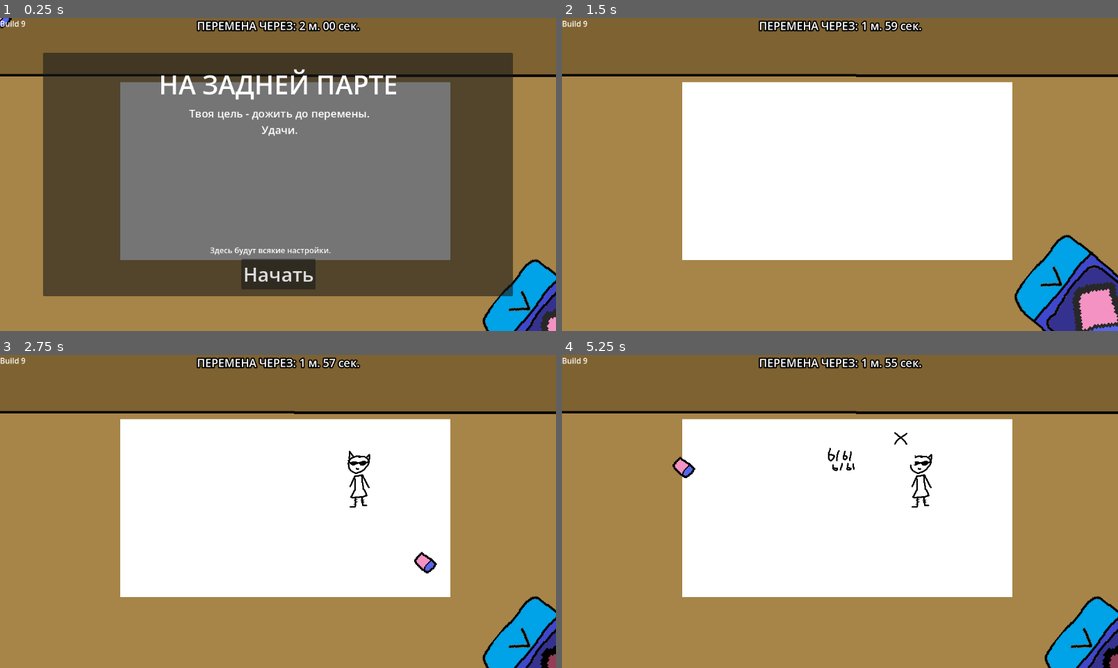
Above: before the commit, frames 1-4 (two rows, left to right).
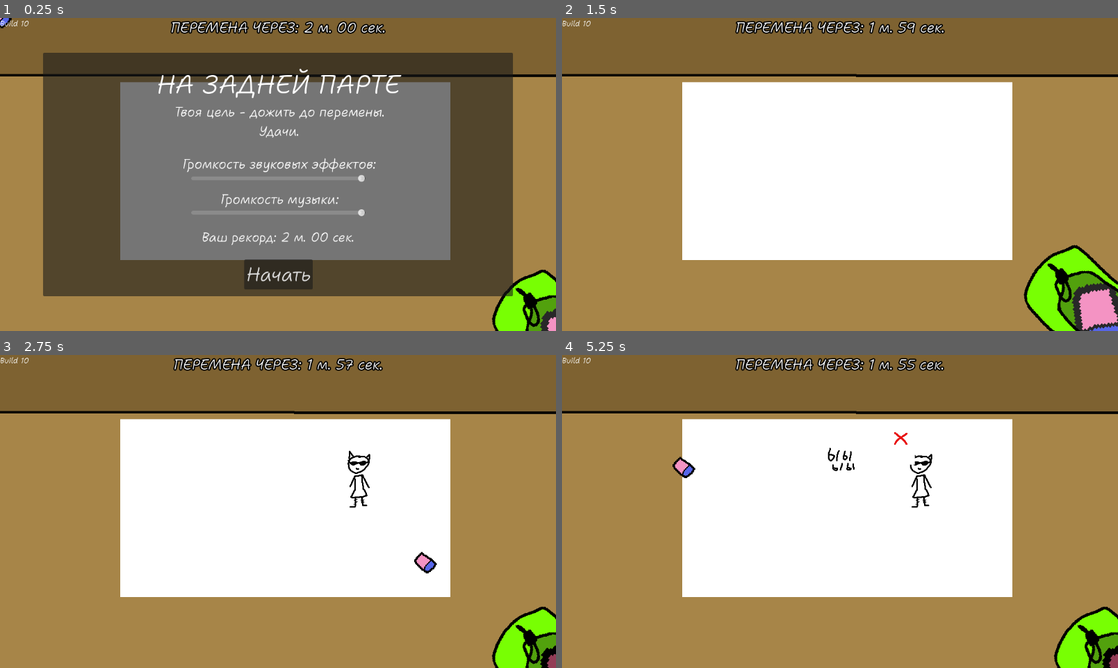
Above: after the commit, the same moments.

Repository: AmongRyzh/maxter-s-jam-2026
Game: Godot game, scene res://gameplay.tscn
The game is run twice, just before and just after one commit, with the same random seed, the same clock (stepped at 60 frames per second) and the same inputs. The engine's default icon, where the game draws it, is replaced by a stand-in: a white triangle on a blue panel in a dark square. Sound files missing from this copy of the repository are replaced by a short silence.
Inputs (mouse positions are in pixels of both pictures, inside the frame that each line leads up to):
- Up to frame 1 (0.25 s): no input
- Up to frame 2 (1.5 s): click "Начать" at 0.5 s; move the mouse to (1079, 299) at 1.27 s; click (1079, 299) at 1.42 s
- Up to frame 3 (2.75 s): move the mouse to (422, 564) at 2.02 s; click (422, 564) at 2.17 s
- Up to frame 4 (5.25 s): move the mouse to (895, 442) at 2.77 s; click (895, 442) at 2.92 s; move the mouse to (812, 574) at 3.52 s; click (812, 574) at 3.67 s; move the mouse to (1006, 558) at 4.27 s; click (1006, 558) at 4.42 s; move the mouse to (673, 464) at 5.02 s; click (673, 464) at 5.17 s

The runs differ from the first frame. In frame 1, 6.5% of the frame differs, in the area x 0-100%, y 0-100%; in frame 2, 4.3%; in frame 3, 3.2%; in frame 4, 3.3%.

Commit message:
билд 10

Diff:
--- /dev/null
+++ b/bg_music.gd
@@ -0,0 +1,3 @@
+extends AudioStreamPlayer
+
+var record_time : float = 120.0
--- /dev/null
+++ b/bg_music.tscn
@@ -0,0 +1,10 @@
+[gd_scene format=3 uid="uid://bxe0etsjhfqjc"]
+
+[ext_resource type="AudioStream" uid="uid://dw567dbfi2pr6" path="res://deti-online.com_-_uchat-v-shkole.ogg" id="1_p1osb"]
+[ext_resource type="Script" uid="uid://dtwcxywxqrxbu" path="res://bg_music.gd" id="2_5kmct"]
+
+[node name="BGMusic" type="AudioStreamPlayer" unique_id=1796351428]
+stream = ExtResource("1_p1osb")
+volume_db = -12.0
+bus = &"Music"
+script = ExtResource("2_5kmct")
--- a/gameplay.gd
+++ b/gameplay.gd
@@ -77,6 +77,8 @@
 	start_game_panel.get_node("StartButton").button_up.connect(func():
 		Engine.time_scale = 1
 		start_game_panel.hide()
+		if !BGMusic.playing:
+			BGMusic.play()
 		)
 
 	game_finish_panel.hide()
@@ -91,6 +93,7 @@
 
 	game_finish_timer.timeout.connect(func():
 		Engine.time_scale = 0
+		BGMusic.record_time = 0
 		game_finish_panel.show()
 		game_finish_panel.get_node("Peremena").play()
 		)
--- a/gameplay.tscn
+++ b/gameplay.tscn
@@ -36,6 +36,8 @@
 [ext_resource type="AudioStream" uid="uid://cl5hu318ldurw" path="res://sfx/teacher_walking/neizvesten_-_zvuk_shagov-11.ogg" id="30_yyn0e"]
 [ext_resource type="AudioStream" uid="uid://duea8uumstfno" path="res://sfx/подготовка к лазеру.mp3" id="31_xvjhw"]
 [ext_resource type="Script" uid="uid://dhi8f6nmrbw0o" path="res://desk_area.gd" id="35_d3t05"]
+[ext_resource type="Script" uid="uid://uth6krii35mx" path="res://start_game_panel.gd" id="35_s35uu"]
+[ext_resource type="AudioStream" uid="uid://d07yr4kx6v2g1" path="res://sfx/sound_check.ogg" id="36_5a717"]
 
 [sub_resource type="PlaceholderTexture2D" id="PlaceholderTexture2D_eod45"]
 size = Vector2(684, 368)
@@ -250,7 +252,7 @@
 [node name="BuildLabel" type="Label" parent="CanvasLayer" unique_id=353407264]
 offset_right = 53.0
 offset_bottom = 23.0
-text = "Build 9"
+text = "Build 10"
 
 [node name="GameFinishLabel" type="Label" parent="CanvasLayer" unique_id=1348736259]
 anchors_preset = 5
@@ -261,7 +263,7 @@
 offset_bottom = 23.0
 grow_horizontal = 2
 theme_override_constants/outline_size = 10
-theme_override_font_sizes/font_size = 23
+theme_override_font_sizes/font_size = 29
 text = "ПЕРЕМЕНА ЧЕРЕЗ: 2 м. 00 сек."
 horizontal_alignment = 1
 
@@ -327,7 +329,7 @@
 theme_override_font_sizes/font_size = 32
 text = "Попробовать снова"
 
-[node name="StartGamePanel" type="Panel" parent="CanvasLayer" unique_id=1970112783]
+[node name="StartGamePanel" type="Panel" parent="CanvasLayer" unique_id=1970112783 node_paths=PackedStringArray("sfx_slider", "music_slider")]
 anchors_preset = 8
 anchor_left = 0.5
 anchor_top = 0.5
@@ -339,6 +341,14 @@
 offset_bottom = 252.0
 grow_horizontal = 2
 grow_vertical = 2
+script = ExtResource("35_s35uu")
+sfx_slider = NodePath("SFXSlider")
+music_slider = NodePath("MusicSlider")
+
+[node name="SoundCheck" type="AudioStreamPlayer" parent="CanvasLayer/StartGamePanel" unique_id=368520522]
+stream = ExtResource("36_5a717")
+volume_db = -10.0
+bus = &"SFX"
 
 [node name="GameName" type="Label" parent="CanvasLayer/StartGamePanel" unique_id=1995211278]
 layout_mode = 1
@@ -370,10 +380,78 @@
 offset_bottom = -82.0
 grow_horizontal = 2
 grow_vertical = 2
-theme_override_font_sizes/font_size = 22
+theme_override_font_sizes/font_size = 27
 text = "Твоя цель - дожить до перемены.
 Удачи."
 horizontal_alignment = 1
+
+[node name="SFXLabel" type="Label" parent="CanvasLayer/StartGamePanel" unique_id=1044157841]
+layout_mode = 1
+anchors_preset = 8
+anchor_left = 0.5
+anchor_top = 0.5
+anchor_right = 0.5
+anchor_bottom = 0.5
+offset_left = -209.0
+offset_top = -40.0
+offset_right = 216.0
+offset_bottom = 25.0
+grow_horizontal = 2
+grow_vertical = 2
+theme_override_font_sizes/font_size = 27
+text = "Громкость звуковых эффектов:"
+horizontal_alignment = 1
+
+[node name="SFXSlider" type="HSlider" parent="CanvasLayer/StartGamePanel" unique_id=1357406]
+layout_mode = 1
+anchors_preset = 8
+anchor_left = 0.5
+anchor_top = 0.5
+anchor_right = 0.5
+anchor_bottom = 0.5
+offset_left = -180.0
+offset_top = -6.0
+offset_right = 181.0
+offset_bottom = 22.0
+grow_horizontal = 2
+grow_vertical = 2
+max_value = 1.0
+step = 0.01
+value = 1.0
+
+[node name="MusicLabel" type="Label" parent="CanvasLayer/StartGamePanel" unique_id=1286328605]
+layout_mode = 1
+anchors_preset = 8
+anchor_left = 0.5
+anchor_top = 0.5
+anchor_right = 0.5
+anchor_bottom = 0.5
+offset_left = -209.0
+offset_top = 33.0
+offset_right = 216.0
+offset_bottom = 98.0
+grow_horizontal = 2
+grow_vertical = 2
+theme_override_font_sizes/font_size = 27
+text = "Громкость музыки:"
+horizontal_alignment = 1
+
+[node name="MusicSlider" type="HSlider" parent="CanvasLayer/StartGamePanel" unique_id=1829805247]
+layout_mode = 1
+anchors_preset = 8
+anchor_left = 0.5
+anchor_top = 0.5
+anchor_right = 0.5
+anchor_bottom = 0.5
+offset_left = -180.0
+offset_top = 65.0
+offset_right = 181.0
+offset_bottom = 93.0
+grow_horizontal = 2
+grow_vertical = 2
+max_value = 1.0
+step = 0.01
+value = 1.0
 
 [node name="SafeModeCheckButton" type="CheckButton" parent="CanvasLayer/StartGamePanel" unique_id=1637104094]
 visible = false
@@ -399,14 +477,15 @@
 anchor_top = 0.5
 anchor_right = 0.5
 anchor_bottom = 0.5
-offset_left = -141.0
-offset_top = 145.0
-offset_right = 142.0
-offset_bottom = 168.0
-grow_horizontal = 2
-grow_vertical = 2
-theme_override_font_sizes/font_size = 16
-text = "Здесь будут всякие настройки."
+offset_left = -195.0
+offset_top = 112.0
+offset_right = 196.0
+offset_bottom = 148.0
+grow_horizontal = 2
+grow_vertical = 2
+theme_override_font_sizes/font_size = 26
+text = "Ваш рекорд: 2 м. 00 сек."
+horizontal_alignment = 1
 
 [node name="StartButton" type="Button" parent="CanvasLayer/StartGamePanel" unique_id=1847108589]
 layout_mode = 1
@@ -431,7 +510,7 @@
 offset_right = 957.0
 offset_bottom = 638.0
 theme_override_constants/outline_size = 15
-theme_override_font_sizes/font_size = 25
+theme_override_font_sizes/font_size = 26
 text = "Открой пенал, чтобы взять оттуда новый ластик ->"
 horizontal_alignment = 2
 vertical_alignment = 1
--- /dev/null
+++ b/mask_shader.gdshader
@@ -0,0 +1,12 @@
+shader_type canvas_item;
+
+uniform sampler2D screen_texture: hint_screen_texture;
+
+void fragment() {
+	COLOR = vec4(texture(screen_texture, SCREEN_UV).rgb, texture(TEXTURE, UV).a);
+}
+
+//void light() {
+//	// Called for every pixel for every light affecting the CanvasItem.
+//	// Uncomment to replace the default light processing function with this one.
+//}
--- a/pencil/pencil.tscn
+++ b/pencil/pencil.tscn
@@ -13,7 +13,7 @@
 colors = PackedColorArray(0.20511743, 0.20511743, 0.20511743, 1, 0.16078432, 0.16078432, 0.16078432, 0)
 
 [sub_resource type="RectangleShape2D" id="RectangleShape2D_6xr82"]
-size = Vector2(58, 22)
+size = Vector2(40, 12)
 
 [node name="Pencil" type="Area2D" unique_id=1710073798]
 position = Vector2(176, 201)
--- a/pencil_case/eraser_slot.gd
+++ b/pencil_case/eraser_slot.gd
@@ -4,6 +4,8 @@
 var is_mouse_entered : bool
 
 signal slot_selected
+
+@export var pencil_case : PencilCase
 
 func _ready():
 	$TextureProgressBar.max_value = $Cooldown.wait_time
@@ -14,7 +16,7 @@
 func _input(event):
 	if event is InputEventMouseButton:
 		if event.pressed and is_mouse_entered:
-			if $Cooldown.is_stopped() and get_parent().opened:
+			if $Cooldown.is_stopped() and pencil_case.opened:
 				$Cooldown.start()
 				slot_selected.emit()
 
--- a/pencil_case/pencil_case.tscn
+++ b/pencil_case/pencil_case.tscn
@@ -6,6 +6,7 @@
 [ext_resource type="AudioStream" uid="uid://3sc80ri3h4f1" path="res://sfx/take_eraser.ogg" id="2_sa853"]
 [ext_resource type="AudioStream" uid="uid://ub0igbeiour1" path="res://sfx/case_close.ogg" id="2_v4d27"]
 [ext_resource type="AudioStream" uid="uid://dkf4oe2nus747" path="res://sfx/case_open.ogg" id="3_sa853"]
+[ext_resource type="Texture2D" uid="uid://bnvv583kqj08g" path="res://pencil_case/pencil_case_mask.png" id="7_rplbf"]
 
 [sub_resource type="RectangleShape2D" id="RectangleShape2D_njsjv"]
 size = Vector2(115, 204)
@@ -16,7 +17,7 @@
 opened_position = Vector2(979.0001, 510)
 transition_type = 9
 ease_type = 1
-eraser_slots = [NodePath("EraserSlot1"), NodePath("EraserSlot2"), NodePath("EraserSlot3")]
+eraser_slots = [NodePath("PencilCaseMask/EraserSlot1"), NodePath("PencilCaseMask/EraserSlot2"), NodePath("PencilCaseMask/EraserSlot3")]
 
 [node name="TakeEraser" type="AudioStreamPlayer" parent="." unique_id=408226653]
 stream = ExtResource("2_sa853")
@@ -43,14 +44,21 @@
 position = Vector2(-6.5, 0)
 shape = SubResource("RectangleShape2D_njsjv")
 
-[node name="EraserSlot1" parent="." unique_id=484270672 instance=ExtResource("2_6rdpm")]
+[node name="PencilCaseMask" type="Sprite2D" parent="." unique_id=222599129]
+clip_children = 2
+texture = ExtResource("7_rplbf")
+
+[node name="EraserSlot1" parent="PencilCaseMask" unique_id=484270672 node_paths=PackedStringArray("pencil_case") instance=ExtResource("2_6rdpm")]
 position = Vector2(-116, 0)
+pencil_case = NodePath("../..")
 
-[node name="EraserSlot2" parent="." unique_id=1594967973 instance=ExtResource("2_6rdpm")]
+[node name="EraserSlot2" parent="PencilCaseMask" unique_id=1594967973 node_paths=PackedStringArray("pencil_case") instance=ExtResource("2_6rdpm")]
 position = Vector2(28, 0)
+pencil_case = NodePath("../..")
 
-[node name="EraserSlot3" parent="." unique_id=829235173 instance=ExtResource("2_6rdpm")]
+[node name="EraserSlot3" parent="PencilCaseMask" unique_id=829235173 node_paths=PackedStringArray("pencil_case") instance=ExtResource("2_6rdpm")]
 position = Vector2(172, 0)
+pencil_case = NodePath("../..")
 
 [connection signal="mouse_entered" from="SwitcherArea2D" to="." method="_on_switcher_area_2d_mouse_entered"]
 [connection signal="mouse_exited" from="SwitcherArea2D" to="." method="_on_switcher_area_2d_mouse_exited"]
--- a/project.godot
+++ b/project.godot
@@ -20,6 +20,10 @@
 
 buses/default_bus_layout="uid://6c4pgc7k7hl3"
 
+[autoload]
+
+BGMusic="*uid://bxe0etsjhfqjc"
+
 [display]
 
 window/stretch/mode="viewport"
@@ -27,6 +31,10 @@
 [global_group]
 
 painter_image=""
+
+[gui]
+
+theme/custom_font="uid://bp0arlkltaew7"
 
 [layer_names]
 
--- /dev/null
+++ b/start_game_panel.gd
@@ -0,0 +1,27 @@
+extends Panel
+
+@export var sfx_slider: HSlider
+@export var music_slider: HSlider
+
+# Called when the node enters the scene tree for the first time.
+func _ready():
+	$SafeModeLabel.text = "Ваш рекорд: %d м. %02d сек." % [floori(BGMusic.record_time / 60), posmod(BGMusic.record_time, 60)]
+
+	sfx_slider.value = AudioServer.get_bus_volume_linear(AudioServer.get_bus_index("SFX"))
+	music_slider.value = AudioServer.get_bus_volume_linear(AudioServer.get_bus_index("Music"))
+
+	sfx_slider.value_changed.connect(func(value):
+		if !$SoundCheck.playing or $SoundCheck.get_playback_position() > 0.1:
+			$SoundCheck.play()
+		AudioServer.set_bus_volume_linear(AudioServer.get_bus_index("SFX"), value)
+		)
+	music_slider.value_changed.connect(func(value):
+		if (!$SoundCheck.playing or $SoundCheck.get_playback_position() > 0.1) and !BGMusic.playing:
+			$SoundCheck.play()
+		AudioServer.set_bus_volume_linear(AudioServer.get_bus_index("Music"), value)
+		)
+
+
+# Called every frame. 'delta' is the elapsed time since the previous frame.
+func _process(delta):
+	pass
--- a/teacher/teacher.gd
+++ b/teacher/teacher.gd
@@ -89,6 +89,9 @@
 			gameplay.play_sfx_by_name('death_by_teacher')
 			await get_tree().create_timer(0.87, true, false, true).timeout
 			Engine.time_scale = 1
+
+			BGMusic.record_time = gameplay.game_finish_timer.time_left
+
 			get_tree().reload_current_scene()
 		else:
 			gameplay.teacher_look_timer.start()
Binary file added: Caveat-VariableFont_wght.ttf
Not shown, added: Caveat-VariableFont_wght.ttf.import
Binary file added: ShantellSans-Italic-VariableFont_BNCE,INFM,SPAC,wght.ttf
Not shown, added: ShantellSans-Italic-VariableFont_BNCE,INFM,SPAC,wght.ttf.import
Binary file changed: bad_texts/bad_text_12.png
Not shown, added: bg_music.gd.uid
Not shown, added: deti-online.com_-_uchat-v-shkole.ogg.import
Not shown, changed: export_presets.cfg
Not shown, added: mask_shader.gdshader.uid
Binary file changed: pencil/mark.png
Binary file changed: pencil_case/pencil_case.png
Binary file added: pencil_case/pencil_case_mask.png
(and 5 more such lines)
